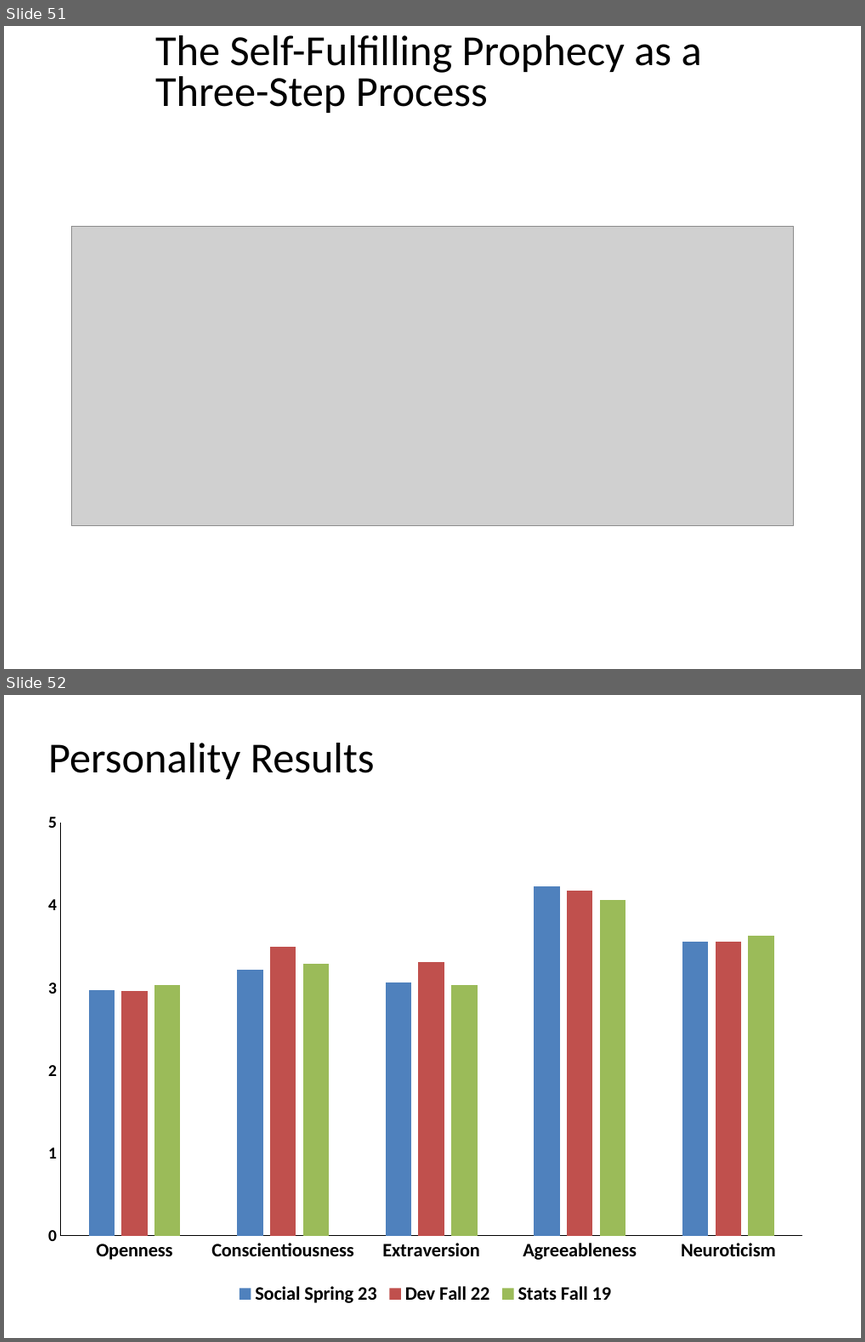
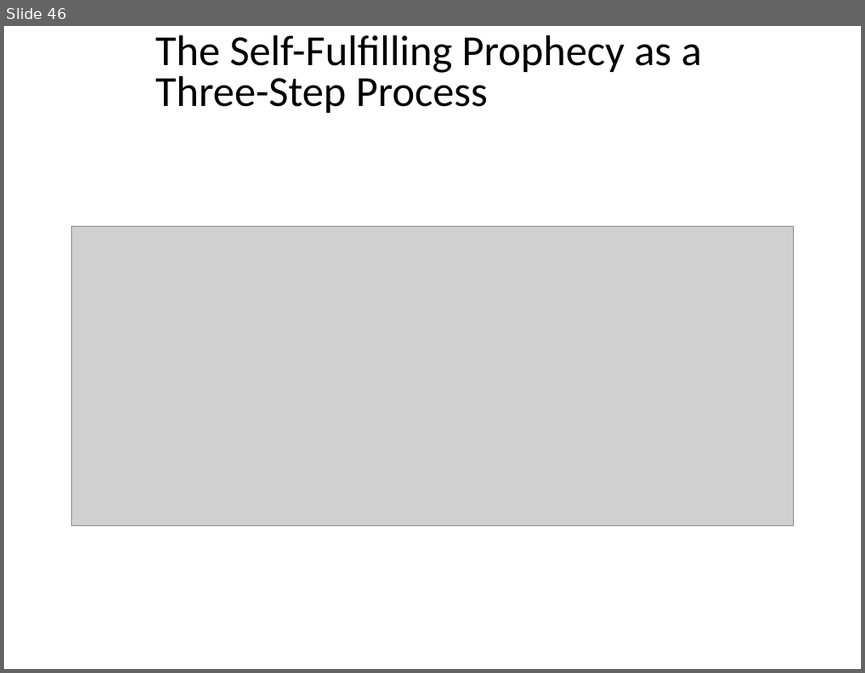
Before and after one commit to npm27/Teaching-Materials, a slide deck: Social Psych/Slides/5 Percieving Persons.pptx. Shown one above the other, each under a label of ours: slides 51 and 52 before the commit, slide 46 after it. The pictures are 865x1342 and 865x673 pixels, drawn with LibreOffice and Linux fonts; fonts in the diff are those of the drawing; grey boxes stand for pictures. Boxes give left, top, right and bottom in pixels: in the first picture for what was removed or moved away, otherwise in the second. Text is boxed around its words. In the diff, an @@ line names an element or a change of style, - is before the commit and + after.

```diff
--- a/Social Psych/Slides/5 Percieving Persons.pptx
+++ b/Social Psych/Slides/5 Percieving Persons.pptx
@@ slide 52 removed at [4,695,861,1338], background #FFFFFF @@
@@ title removed at [48,743,375,779] @@
-Personality Results
@@ column chart removed at [32,802,818,1310] @@
-categories: Openness, Conscientiousness, Extraversion, Agreeableness, Neuroticism
-Social Spring 23: 3, 3.2, 3.1, 4.2, 3.6
-Dev Fall 22: 3, 3.5, 3.3, 4.2, 3.6
-Stats Fall 19: 3, 3.3, 3, 4.1, 3.6
@@ what was slide 51 is now slide 46 @@
```
Also in this commit, not shown: 10 slides changed, 1 slide added, 7 other slides removed, 1 other file.
